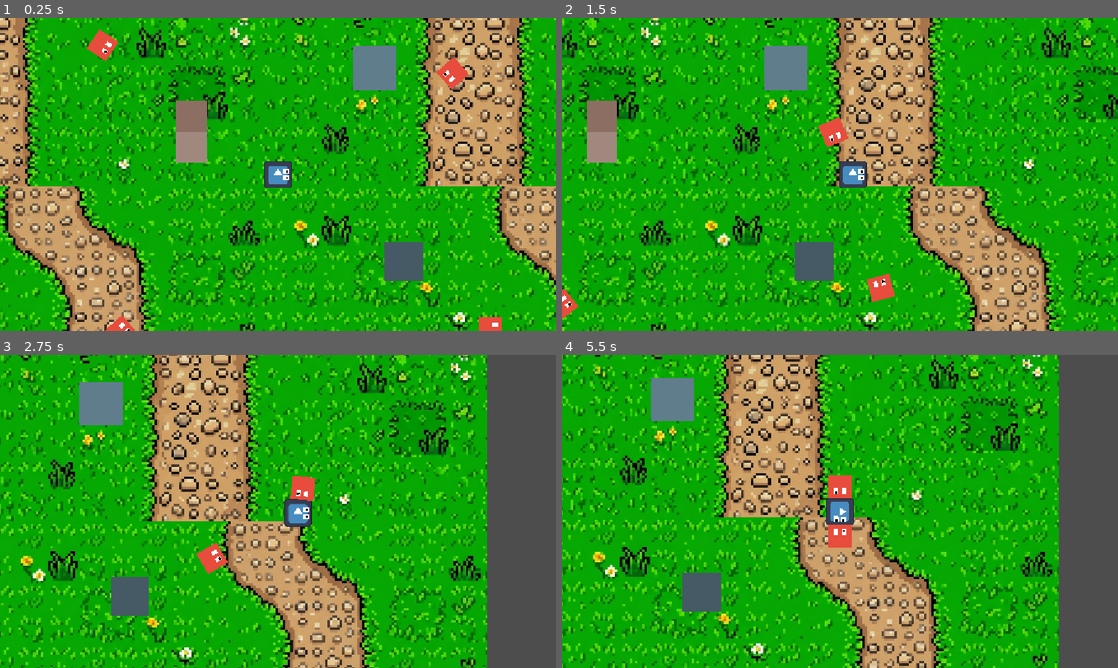
Above: before the commit, frames 1-4 (two rows, left to right).
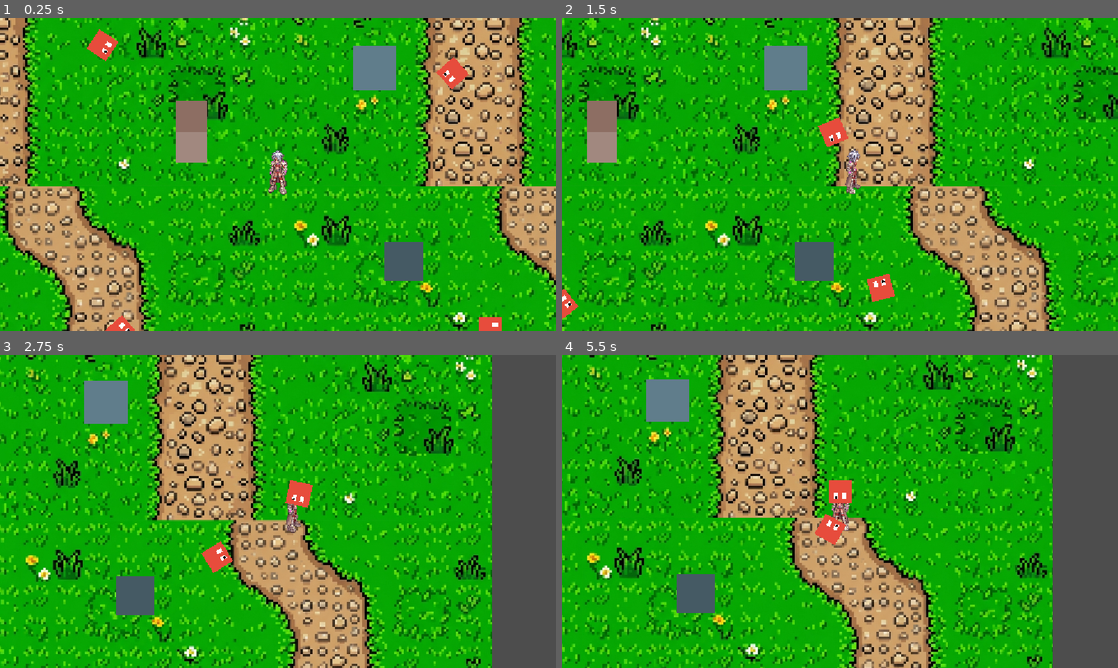
Above: after the commit, the same moments.

Repository: daniloemboaba/GameDev
Game: Godot game, scene res://main.tscn
Same seed, same stepped clock (60 frames per second), same inputs: the game is played once before the commit and once after it. The engine's default icon, where the game draws it, is replaced by a stand-in: a white triangle on a blue panel in a dark square.
Inputs (mouse positions are in pixels of both pictures, inside the frame that each line leads up to):
- Up to frame 1 (0.25 s): no input
- Up to frame 2 (1.5 s): tap Enter at 0.5 s; move the mouse to (962, 158) at 0.52 s; hold D (move_right) 0.53-1.25 s; tap E (dash) at 0.6 s; click (962, 158) at 0.67 s; drag from (728, 190) to (812, 237) at 1.27 s
- Up to frame 3 (2.75 s): move the mouse to (333, 442) at 2.02 s; hold D (move_right) from 2.03 s (still down); tap E (dash) at 2.1 s
- Up to frame 4 (5.5 s): release D (move_right) at 2.75 s; drag from (812, 574) to (673, 464) at 2.77 s; move the mouse to (1006, 558) at 3.52 s; hold A (move_left) 3.53-4.25 s; tap E (dash) at 3.6, 5.1 s; drag from (673, 464) to (756, 433) at 4.27 s; move the mouse to (867, 511) at 5.02 s; hold S (move_down) from 5.03 s (still down); click (867, 511) at 5.17 s

The runs differ from the first frame. In frame 1, 0.5% of the frame differs, in the area x 47-53%, y 42-57%; in frame 2, 0.5%; in frame 3, 40%; in frame 4, 41%, in the area x 0-90%, y 0-100%.

Commit message:
feat: assemble 8-directional Rune Knight sprite with head and animated idle directions

Diff:
--- a/player.gd
+++ b/player.gd
@@ -10,15 +10,32 @@
 @export var dash_duration: float = 0.15
 @export var dash_cooldown: float = 0.5
 
+# Texturas das 8 Direções (Montadas com Cabeça e Corpo)
+var textures: Dictionary = {}
+
 # Variáveis de Estado
+var current_direction_name: String = "down"
+var last_movement_direction: Vector2 = Vector2.DOWN
 var is_dashing: bool = false
 var dash_timer: float = 0.0
 var dash_cooldown_timer: float = 0.0
 var dash_direction: Vector2 = Vector2.DOWN
-var last_movement_direction: Vector2 = Vector2.DOWN
+var idle_time: float = 0.0
 
-@onready var visual: Node2D = $Visual
-@onready var sprite: Sprite2D = $Visual/Sprite2D
+@onready var sprite: Sprite2D = $Sprite2D
+
+func _ready() -> void:
+	# Carrega as 8 texturas de direção
+	textures["down"] = load("res://assets/player_sprites/idle_down.png")
+	textures["down_right"] = load("res://assets/player_sprites/idle_down_right.png")
+	textures["right"] = load("res://assets/player_sprites/idle_right.png")
+	textures["up_right"] = load("res://assets/player_sprites/idle_up_right.png")
+	textures["up"] = load("res://assets/player_sprites/idle_up.png")
+	textures["up_left"] = load("res://assets/player_sprites/idle_up_left.png")
+	textures["left"] = load("res://assets/player_sprites/idle_left.png")
+	textures["down_left"] = load("res://assets/player_sprites/idle_down_left.png")
+
+	_update_sprite_direction("down")
 
 func _physics_process(delta: float) -> void:
 	# Atualiza cooldown do dash
@@ -30,20 +47,29 @@
 		_process_dash(delta)
 		return
 
-	# Leitura de movimento em 8 direções (WASD / Setas / Analógico)
+	# Leitura de movimento em 8 direções
 	var input_vector := Input.get_vector("move_left", "move_right", "move_up", "move_down")
 
 	if input_vector != Vector2.ZERO:
 		last_movement_direction = input_vector.normalized()
 		velocity = velocity.move_toward(input_vector * speed, acceleration * delta)
 
-		# Gira o rostinho/corpo do personagem na direção do movimento
-		if visual:
-			# Rotação suave e natural na direção que está andando
-			var target_angle := input_vector.angle()
-			visual.rotation = lerp_angle(visual.rotation, target_angle, 18.0 * delta)
+		# Determina a direção olhando para o vetor de movimento
+		var dir_name := _get_direction_name_from_vector(input_vector)
+		if dir_name != current_direction_name:
+			_update_sprite_direction(dir_name)
+
+		# Efeito sutil de caminhada
+		idle_time += delta * 12.0
+		if sprite:
+			sprite.position.y = sin(idle_time) * 2.0
 	else:
 		velocity = velocity.move_toward(Vector2.ZERO, friction * delta)
+
+		# Efeito sutil de respiração idle
+		idle_time += delta * 4.0
+		if sprite:
+			sprite.position.y = sin(idle_time) * 1.0
 
 	# Ativação do Dash (Tecla E ou LT no controle Xbox)
 	if Input.is_action_just_pressed("dash") and dash_cooldown_timer <= 0.0:
@@ -51,6 +77,28 @@
 		return
 
 	move_and_slide()
+
+func _get_direction_name_from_vector(v: Vector2) -> String:
+	var angle := v.angle() # De -PI a +PI
+	var octant := int(round(8.0 * angle / (2.0 * PI))) % 8
+	if octant < 0:
+		octant += 8
+
+	match octant:
+		0: return "right"
+		1: return "down_right"
+		2: return "down"
+		3: return "down_left"
+		4: return "left"
+		5: return "up_left"
+		6: return "up"
+		7: return "up_right"
+		_: return "down"
+
+func _update_sprite_direction(dir_name: String) -> void:
+	current_direction_name = dir_name
+	if sprite and textures.has(dir_name) and textures[dir_name] != null:
+		sprite.texture = textures[dir_name]
 
 func _start_dash(input_vector: Vector2) -> void:
 	is_dashing = true
@@ -64,9 +112,8 @@
 
 	velocity = dash_direction * dash_speed
 
-	# Efeito visual de dash (cor azulada brilhante)
 	if sprite:
-		sprite.modulate = Color(0.3, 0.9, 1.0, 0.8)
+		sprite.modulate = Color(0.4, 0.9, 1.0, 0.8)
 
 func _process_dash(delta: float) -> void:
 	dash_timer -= delta
--- a/player.tscn
+++ b/player.tscn
@@ -1,48 +1,20 @@
 [gd_scene format=3 uid="uid://h0xtmekwo3gx"]
 
 [ext_resource type="Script" uid="uid://d2xrd5i3m0b58" path="res://player.gd" id="1_onrkg"]
-[ext_resource type="Texture2D" uid="uid://bp31bjmd8cx3b" path="res://icon.svg" id="2_i3pqv"]
+[ext_resource type="Texture2D" uid="uid://fvhd6hkefm8g" path="res://assets/player_sprites/idle_down.png" id="2_onrkg"]
 
-[sub_resource type="CircleShape2D" id="CircleShape2D_onrkg"]
-radius = 28.0
+[sub_resource type="CircleShape2D" id="CircleShape2D_i3pqv"]
+radius = 18.0
 
 [node name="Player" type="CharacterBody2D" unique_id=811521901 groups=["player"]]
 script = ExtResource("1_onrkg")
 
 [node name="CollisionShape2D" type="CollisionShape2D" parent="." unique_id=1650419948]
-shape = SubResource("CircleShape2D_onrkg")
+shape = SubResource("CircleShape2D_i3pqv")
 
 [node name="Camera2D" type="Camera2D" parent="." unique_id=744378360]
 position_smoothing_enabled = true
 
-[node name="Visual" type="Node2D" parent="." unique_id=2021705237]
-
-[node name="Sprite2D" type="Sprite2D" parent="Visual" unique_id=1156528441]
-scale = Vector2(0.45, 0.45)
-texture = ExtResource("2_i3pqv")
-
-[node name="EyeL" type="ColorRect" parent="Visual" unique_id=1551011182]
-offset_left = 10.0
-offset_top = -12.0
-offset_right = 22.0
-offset_bottom = -2.0
-
-[node name="EyeR" type="ColorRect" parent="Visual" unique_id=760926624]
-offset_left = 10.0
-offset_top = 2.0
-offset_right = 22.0
-offset_bottom = 12.0
-
-[node name="PupilL" type="ColorRect" parent="Visual" unique_id=1264824155]
-offset_left = 16.0
-offset_top = -9.0
-offset_right = 21.0
-offset_bottom = -4.0
-color = Color(0.06666667, 0.06666667, 0.06666667, 1)
-
-[node name="PupilR" type="ColorRect" parent="Visual" unique_id=371335883]
-offset_left = 16.0
-offset_top = 5.0
-offset_right = 21.0
-offset_bottom = 10.0
-color = Color(0.06666667, 0.06666667, 0.06666667, 1)
+[node name="Sprite2D" type="Sprite2D" parent="." unique_id=1156528441]
+position = Vector2(0, -25)
+texture = ExtResource("2_onrkg")
Binary file added: assets/player_sprites/idle_down.png
Not shown, added: assets/player_sprites/idle_down.png.import
Binary file added: assets/player_sprites/idle_down_left.png
Not shown, added: assets/player_sprites/idle_down_left.png.import
Binary file added: assets/player_sprites/idle_down_right.png
Not shown, added: assets/player_sprites/idle_down_right.png.import
Binary file added: assets/player_sprites/idle_left.png
Not shown, added: assets/player_sprites/idle_left.png.import
Binary file added: assets/player_sprites/idle_right.png
Not shown, added: assets/player_sprites/idle_right.png.import
Binary file added: assets/player_sprites/idle_strip.png
Not shown, added: assets/player_sprites/idle_strip.png.import
(and 6 more such lines)
